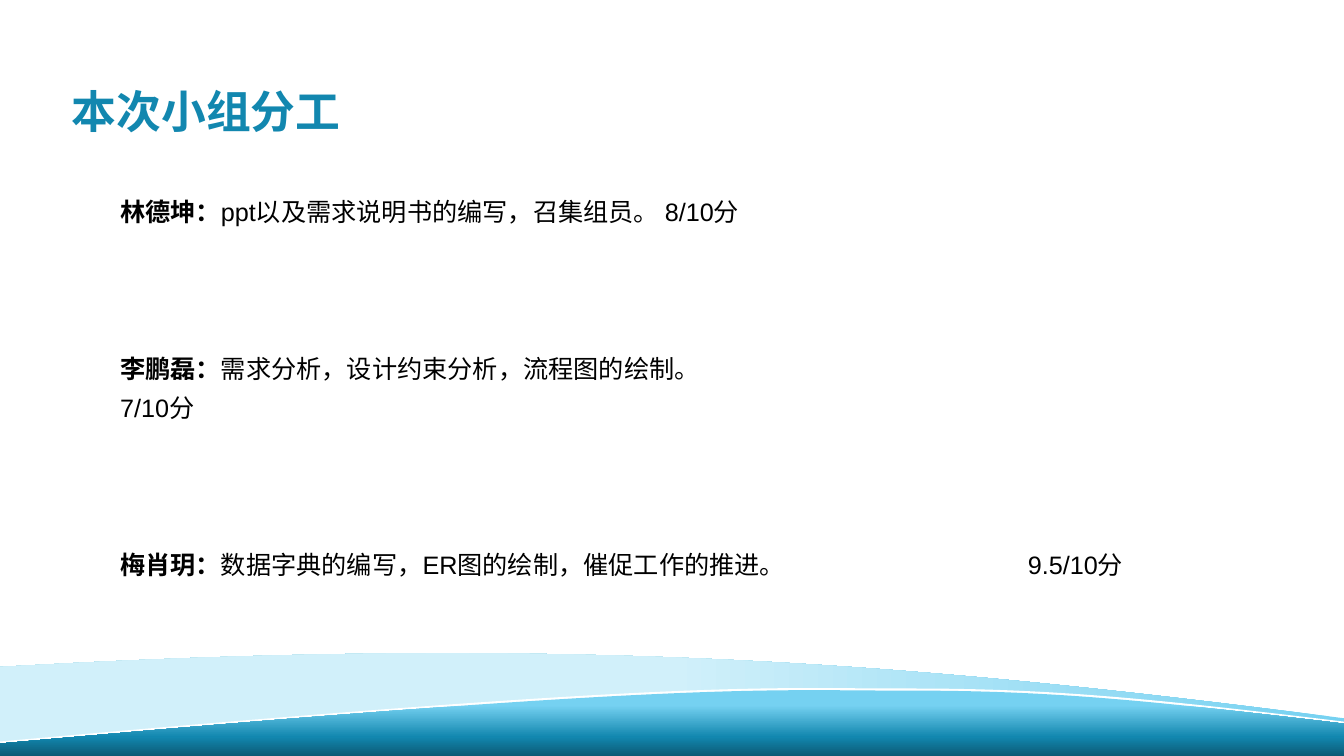
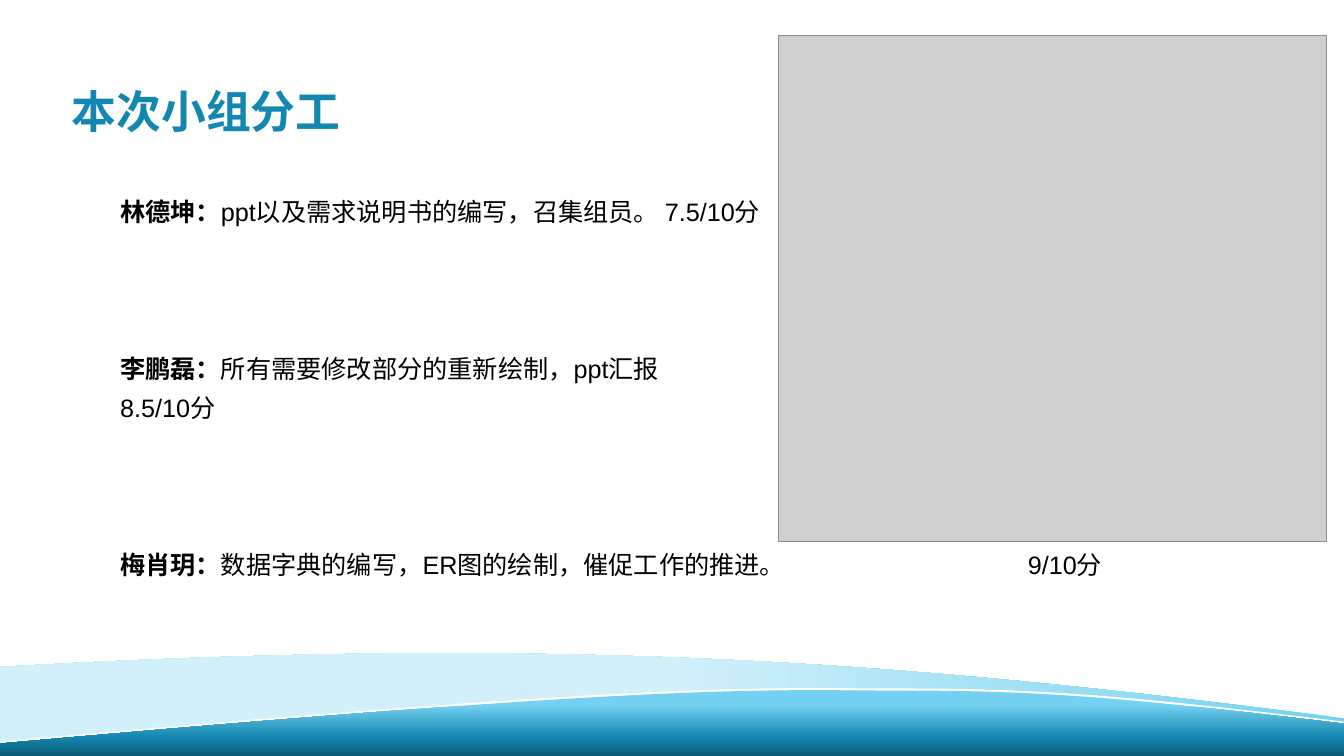
Before and after one commit to davejunction/MHWhelper, a slide deck: slide 23 of SE2019春-G24-SRS软件需求说明书.pptx (slide 17 before the commit). Drawn at 1344x756 pixels with LibreOffice and Linux fonts; fonts in the diff are those of the drawing; grey boxes stand for pictures; background and template pictures are left out. Boxes give left, top, right and bottom in pixels: in the first picture for what was removed or moved away, otherwise in the second. Text is boxed around its words. In the diff, an @@ line names an element or a change of style, - is before the commit and + after.

```diff
--- a/SE2019春-G24-SRS软件需求说明书.pptx
+++ b/SE2019春-G24-SRS软件需求说明书.pptx
@@ picture added at (779,35,1328,541) @@
@@ text at (120,199,1102,577): text changed @@
-林德坤：ppt以及需求说明书的编写，召集组员。 8/10分
-李鹏磊：需求分析，设计约束分析，流程图的绘制。 7/10分
-梅肖玥：数据字典的编写，ER图的绘制，催促工作的推进。 9.5/10分
+林德坤：ppt以及需求说明书的编写，召集组员。 7.5/10分
+李鹏磊：所有需要修改部分的重新绘制，ppt汇报 8.5/10分
+梅肖玥：数据字典的编写，ER图的绘制，催促工作的推进。 9/10分
```
Also in this commit, not shown: 4 other slides changed, 6 slides added.
